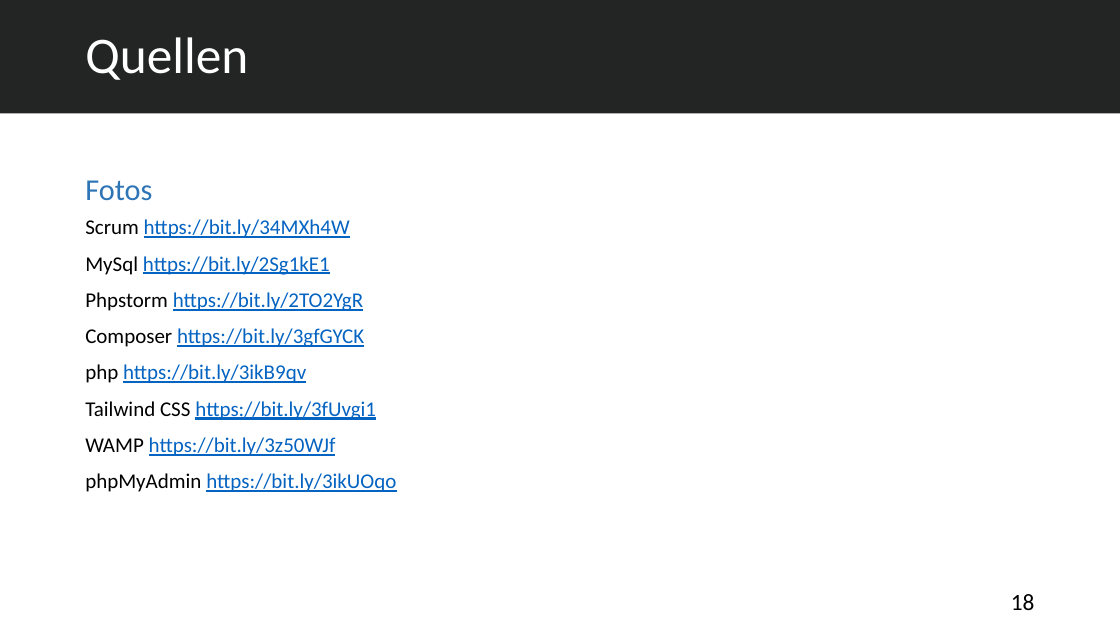
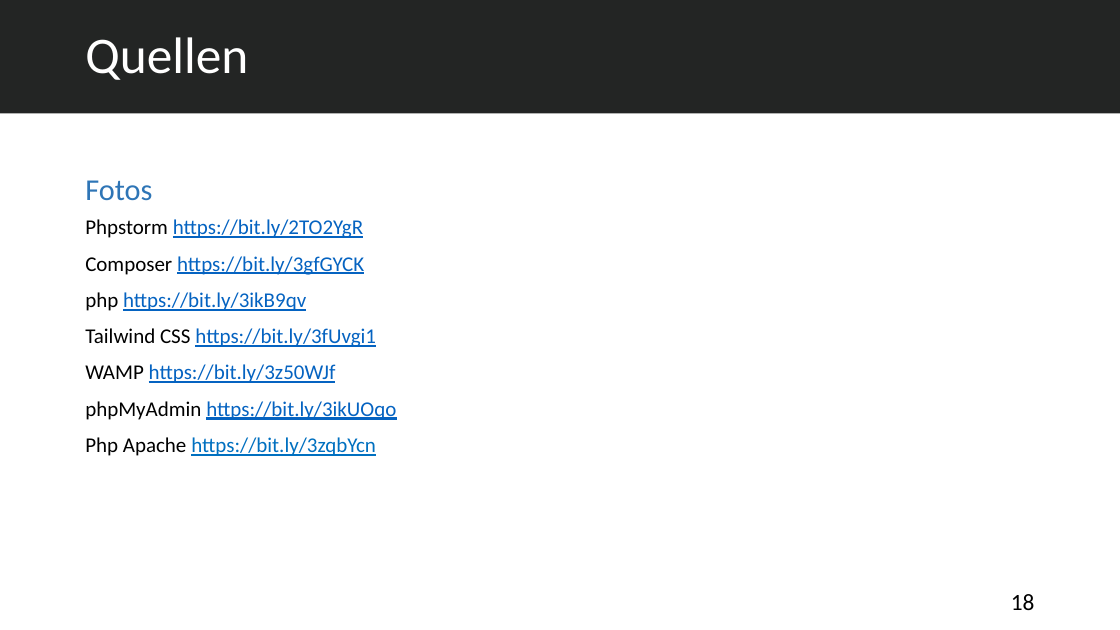
Before and after one commit to abdulsalam-emesh/Projektspresentation, a slide deck: slide 18 of Auszubildenden Verwaltungssystem - v2.pptx. Drawn at 1120x630 pixels with LibreOffice and Linux fonts; fonts in the diff are those of the drawing. Boxes give left, top, right and bottom in pixels: in the first picture for what was removed or moved away, otherwise in the second. Text is boxed around its words. In the diff, an @@ line names an element or a change of style, - is before the commit and + after.

Commit message:
edit quellen

```diff
--- a/Auszubildenden Verwaltungssystem - v2.pptx
+++ b/Auszubildenden Verwaltungssystem - v2.pptx
@@ text at box(85, 219, 350, 275): paragraphs removed @@
-Scrum https://bit.ly/34MXh4W
-MySql https://bit.ly/2Sg1kE1
@@ text at box(85, 437, 376, 456): paragraph added @@
+Php Apache https://bit.ly/3zqbYcn
```
